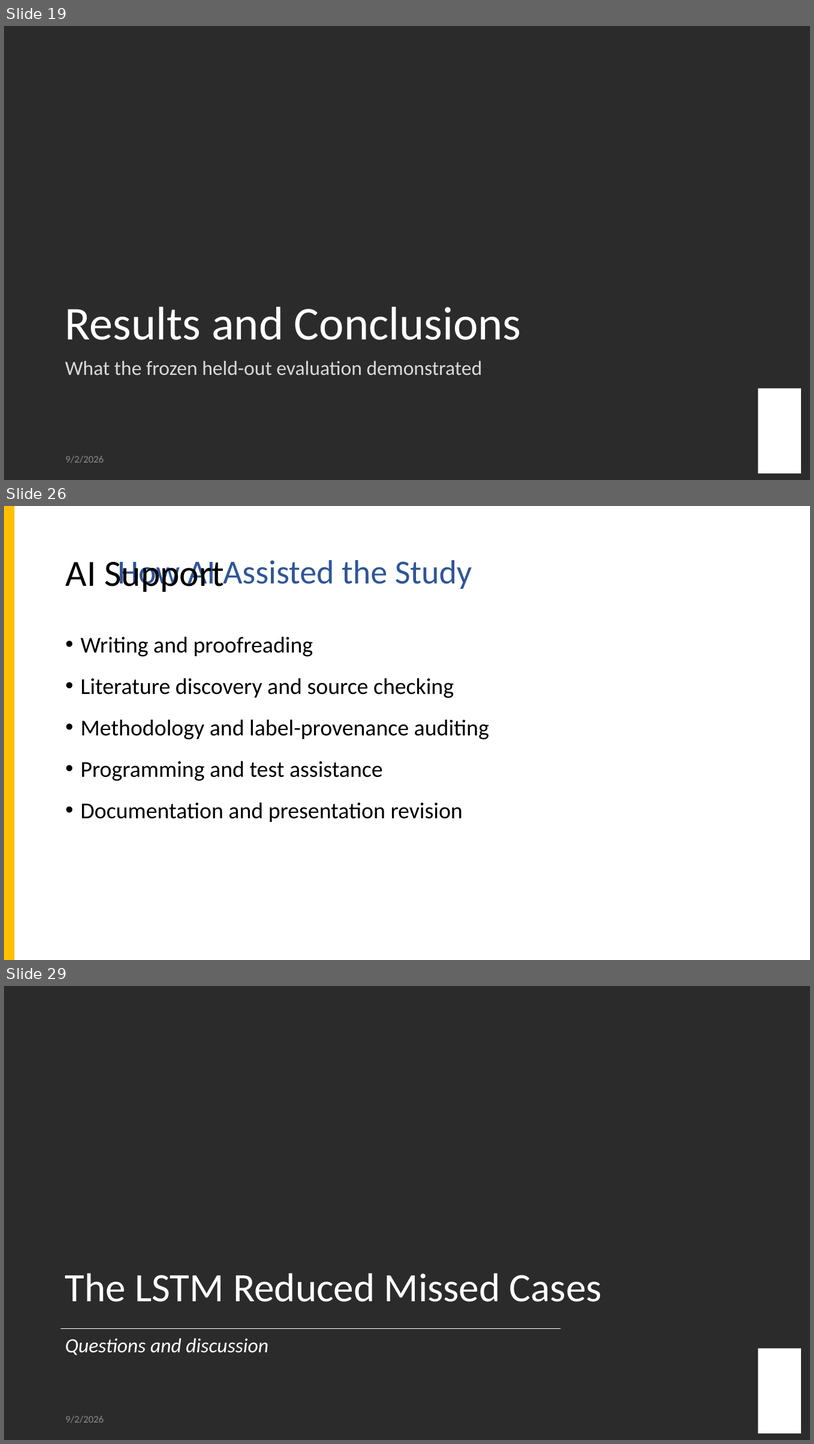
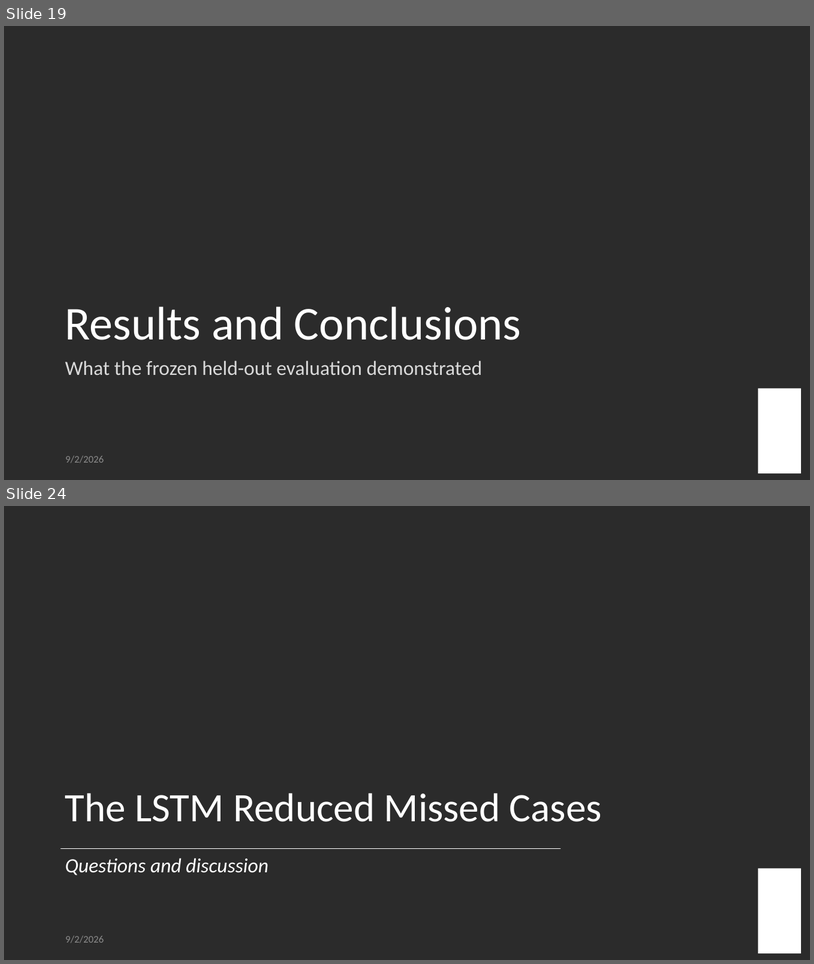
Before and after one commit to apcjomaala1/THESIS, a slide deck: WASD - Thesis 2 - final revised.pptx. Shown one above the other, each under a label of ours: slides 19, 26 and 29 before the commit, slides 19 and 24 after it; the slides between them are not shown. The pictures are 814x1444 and 814x964 pixels, drawn with LibreOffice and Linux fonts; fonts in the diff are those of the drawing; background and template pictures are left out; a plain dark background stands for a picture behind light text. Boxes give left, top, right and bottom in pixels: in the first picture for what was removed or moved away, otherwise in the second. Text is boxed around its words. In the diff, an @@ line names an element or a change of style, - is before the commit and + after.

```diff
--- a/WASD - Thesis 2 - final revised.pptx
+++ b/WASD - Thesis 2 - final revised.pptx
@@ slide 26 removed at (4, 506, 810, 960), background #FFFFFF @@
@@ rectangle removed at (4, 506, 14, 960) @@
@@ title removed at (65, 562, 225, 592) @@
-AI Support
@@ text removed at (117, 560, 472, 591) @@
-How AI Assisted the Study
@@ text removed at (81, 636, 489, 822) @@
-• Writing and proofreading
-• Literature discovery and source checking
-• Methodology and label-provenance auditing
-• Programming and test assistance
-• Documentation and presentation revision
@@ what was slide 29 is now slide 24 @@
```
Also in this commit, not shown: 16 slides changed, 4 other slides removed, 14 other files.
